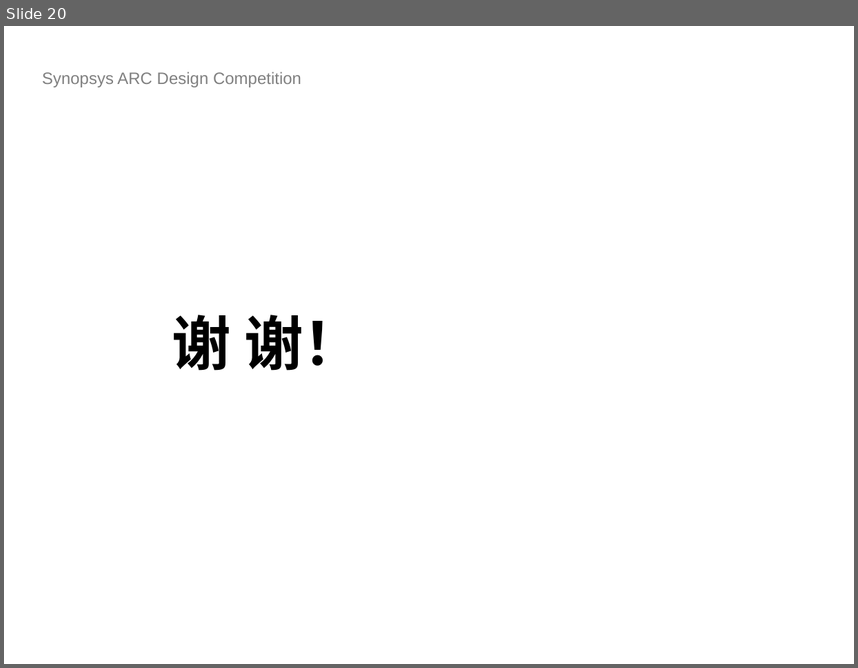
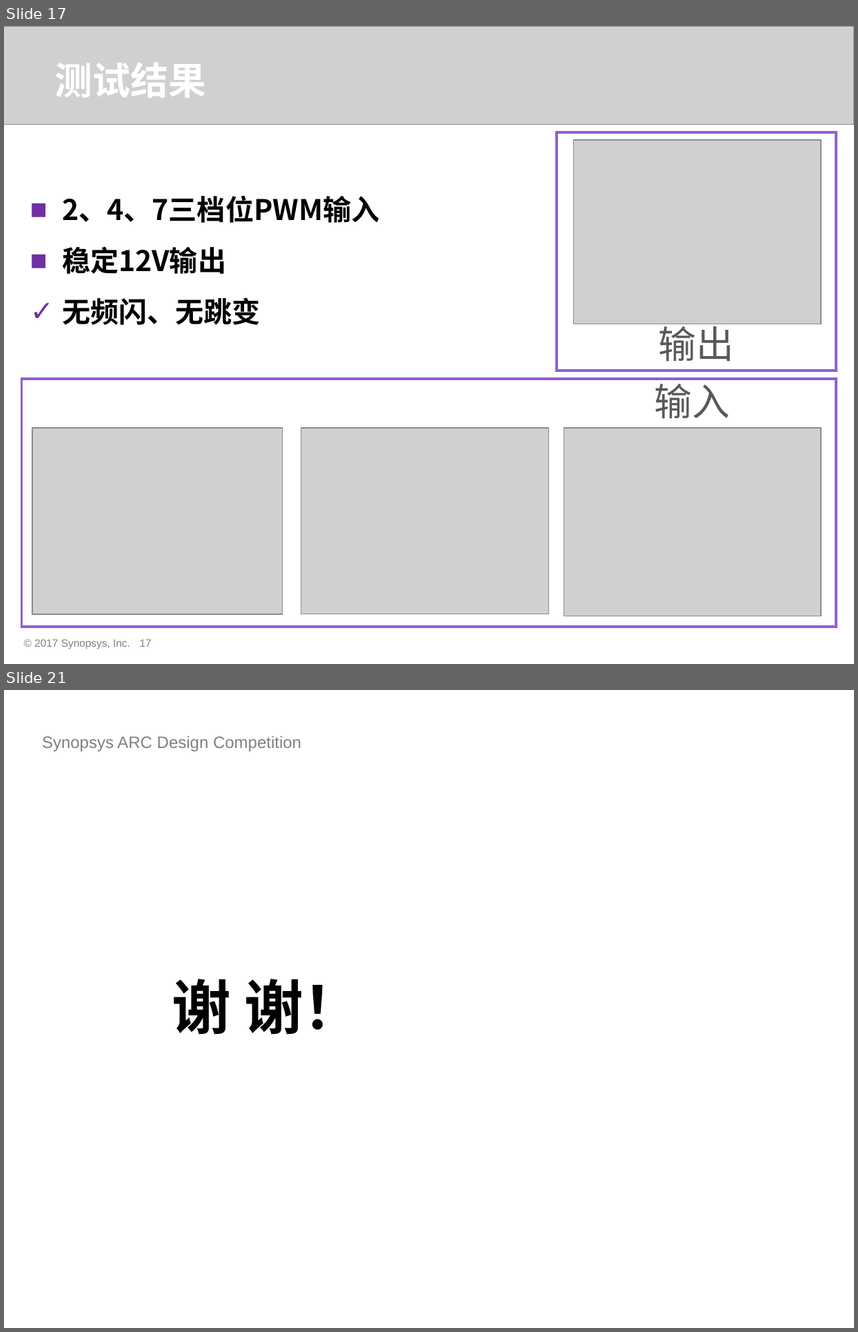
Before and after one commit to foss-for-synopsys-dwc-arc-processors/embarc_applications, a slide deck: arc_design_contest/2018/HUST_SmartLamp/doc/ICC312UP.pptx. Shown one above the other, each under a label of ours: slide 20 before the commit, slides 17 and 21 after it; the slides between them are not shown. The pictures are 858x668 and 858x1332 pixels, drawn with LibreOffice and Linux fonts; fonts in the diff are those of the drawing; grey boxes stand for pictures; background and template pictures are left out. Boxes give left, top, right and bottom in pixels: in the first picture for what was removed or moved away, otherwise in the second. Text is boxed around its words. In the diff, an @@ line names an element or a change of style, - is before the commit and + after.

```diff
--- a/arc_design_contest/2018/HUST_SmartLamp/doc/ICC312UP.pptx
+++ b/arc_design_contest/2018/HUST_SmartLamp/doc/ICC312UP.pptx
@@ slide 17 added at [4,26,854,664], background #FFFFFF @@
@@ picture added at [4,26,854,125] @@
@@ text added at [55,63,206,98], 32 pt, text #FFFFFF, bold @@
+测试结果
@@ rectangle added at [557,132,836,370], outline #9260D1 2.25 pt, 32 pt, text #595959 @@
+输出
@@ picture added at [573,140,821,324] @@
@@ text added at [62,195,379,325], 24 pt, text #000000, bold @@
+■ 2、4、7三档位PWM输入
+■ 稳定12V输出
+✓ 无频闪、无跳变
@@ group added at [22,378,836,626]: 3 pictures, 1 rectangle @@
+输入
@@ text added at [34,639,130,648], 9 pt, text #808080 @@
+© 2017 Synopsys, Inc.
@@ page number added at [140,639,152,646], 9 pt, text #808080 @@
+17
@@ what was slide 20 is now slide 21 @@
```
Also in this commit, not shown: 6 slides changed, 13 other slides added, 13 slides removed.
